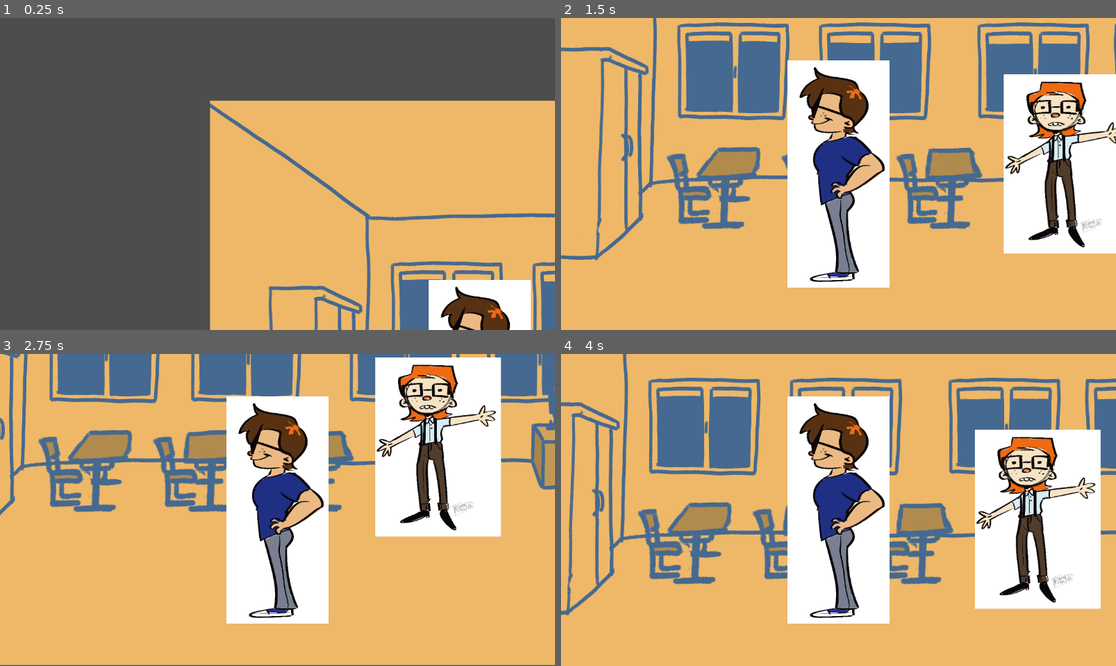
Above: before the commit, frames 1-4 (two rows, left to right).
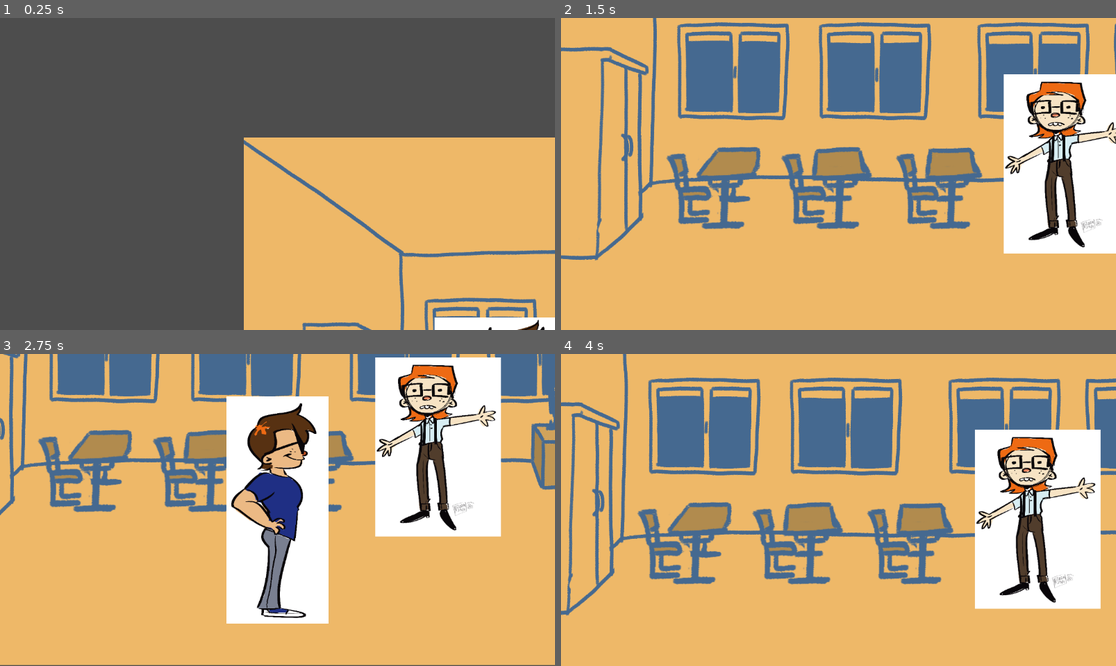
Above: after the commit, the same moments.

Repository: Sprotex/game-jam-bechyne-24
Game: Godot game, scene res://main.tscn
Same seed, same stepped clock (60 frames per second), same inputs: the game is played once before the commit and once after it.
Inputs (mouse positions are in pixels of both pictures, inside the frame that each line leads up to):
- Up to frame 1 (0.25 s): no input
- Up to frame 2 (1.5 s): tap Enter (ui_accept) at 0.5, 0.77 s; move the mouse to (960, 158) at 0.52 s; hold D (move_right) 0.53-1.28 s; hold K (heavy_attack) 0.53-1.28 s; click (960, 158) at 0.67 s; tap J (light_attack) at 0.8, 1.35 s; move the mouse to (727, 189) at 1.27 s; hold S (move_down) from 1.28 s (still down)
- Up to frame 3 (2.75 s): tap Enter (ui_accept) at 1.52 s; tap K (heavy_attack) at 1.55 s; move the mouse to (333, 441) at 2.02 s; release S (move_down) at 2.03 s; hold D (move_right) from 2.03 s (still down); hold K (heavy_attack) from 2.03 s (still down); tap J (light_attack) at 2.3 s
- Up to frame 4 (4 s): move the mouse to (810, 572) at 2.77 s; release D (move_right) at 2.78 s; release K (heavy_attack) at 2.78 s; hold W (move_up) 2.78-3.53 s; tap J (light_attack) at 2.85, 3.8 s; click (810, 572) at 2.92 s; tap Enter (ui_accept) at 3.02, 3.77 s; tap K (heavy_attack) at 3.05 s; move the mouse to (1005, 556) at 3.52 s; hold A (move_left) from 3.53 s (still down); hold F from 3.53 s (still down)

The runs differ from the first frame. In frame 1, 18% of the frame differs, in the area x 37-100%, y 26-100%; in frame 2, 13%; in frame 3, 4.3%; in frame 4, 13%.
Error before the commit: Invalid access to property or key 'animation_finished' on a base object of type 'Nil'. (res://scenes/character/player/player_attack.gd:15)

Commit message:
add animation flipping
add helper class
refactor inputs into two classes for ai
refactor constants

Diff:
--- /dev/null
+++ b/helpers.gd
@@ -0,0 +1,5 @@
+extends Node
+class_name Helpers
+
+static func test(condition: bool) -> bool:
+	return condition
--- a/main.tscn
+++ b/main.tscn
@@ -15,6 +15,7 @@
 position = Vector2(560, 608)
 
 [node name="Camera2D" type="Camera2D" parent="."]
+position = Vector2(313.059, 339.893)
 
 [node name="PhantomCameraHost" type="Node" parent="Camera2D"]
 process_priority = 300
--- a/scenes/animation_constants.gd
+++ b/scenes/animation_constants.gd
@@ -6,3 +6,8 @@
 const PRIORITY_IDLE = 100
 const PRIORITY_ATTACK = 300
 const PRIORITY_MAX = 100000
+
+const ANIMATION_WALK = "walk"
+const ANIMATION_IDLE = "default"
+const ANIMATION_HEAVY_ATTACK = "heavy_attack"
+const ANIMATION_LIGHT_ATTACK = "light_attack"
--- /dev/null
+++ b/scenes/character/character_input.gd
@@ -0,0 +1,7 @@
+extends Node
+class_name CharacterInput
+
+var input_movement: Vector2
+
+signal on_light_attack_input
+signal on_heavy_attack_input
--- a/scenes/character/movement.gd
+++ b/scenes/character/movement.gd
@@ -1,7 +1,7 @@
 extends Node
 class_name Movement
 
-@export var input: PlayerInput
+@export var input: CharacterInput
 @export var body: CharacterBody2D
 @export var move_speed := 1.0
 
--- /dev/null
+++ b/scenes/character/nerd/ai_input.gd
@@ -0,0 +1,2 @@
+extends CharacterInput
+class_name AIInput
--- a/scenes/character/nerd/nerd.tscn
+++ b/scenes/character/nerd/nerd.tscn
@@ -2,7 +2,7 @@
 
 [ext_resource type="Texture2D" uid="uid://dnxwnp314802g" path="res://scenes/character/nerd/nerd.png" id="1_rnhlp"]
 [ext_resource type="Texture2D" uid="uid://jcnrv3mgixjc" path="res://scenes/character/nerd/nerd_side.png" id="2_xgn2y"]
-[ext_resource type="Script" path="res://scenes/character/player/player_input.gd" id="3_ydugn"]
+[ext_resource type="Script" path="res://scenes/character/nerd/ai_input.gd" id="3_w0yip"]
 [ext_resource type="Script" path="res://scenes/character/movement.gd" id="4_56cqt"]
 [ext_resource type="Script" path="res://scenes/character/player/player_attack.gd" id="5_umptg"]
 
@@ -54,16 +54,16 @@
 [node name="CollisionShape2D" type="CollisionShape2D" parent="."]
 shape = SubResource("CapsuleShape2D_cocjj")
 
-[node name="PlayerInput" type="Node" parent="."]
-script = ExtResource("3_ydugn")
+[node name="AIInput" type="Node" parent="."]
+script = ExtResource("3_w0yip")
 
 [node name="Movement" type="Node" parent="." node_paths=PackedStringArray("input", "body")]
 script = ExtResource("4_56cqt")
-input = NodePath("../PlayerInput")
+input = NodePath("../AIInput")
 body = NodePath("..")
 move_speed = 0.0
 
-[node name="PlayerAttack" type="Node" parent="." node_paths=PackedStringArray("input", "animated_sprite")]
+[node name="Attack" type="Node" parent="." node_paths=PackedStringArray("input", "animated_sprite")]
 script = ExtResource("5_umptg")
-input = NodePath("../PlayerInput")
+input = NodePath("../AIInput")
 animated_sprite = NodePath("../Sprite2D")
--- a/scenes/character/player/animation_priority_player.gd
+++ b/scenes/character/player/animation_priority_player.gd
@@ -2,8 +2,16 @@
 class_name AnimationPrioritiesPlayer
 
 @export var animated_sprite: AnimatedSprite2D
+@export var body: CharacterBody2D
+@export var flip_node: Node2D
 
 var _current_priority := AnimationConstants.PRIORITY_RESET
+
+
+func _ready() -> void:
+	animated_sprite.animation_finished.connect(_handle_animation_finished)
+	animated_sprite.animation_looped.connect(_handle_animation_finished)
+	play(AnimationConstants.ANIMATION_IDLE, AnimationConstants.PRIORITY_RESET)
 
 ## Higher the priority animations overwrites lower priority ones.
 ## Except for [Constant AnimationConstants.PRIORITY_RESET]
@@ -13,3 +21,31 @@
 	animated_sprite.play(animation)
 	_current_priority = priority
 	return true
+
+
+func _play_reset_internal(animation: String) -> void:
+	animated_sprite.play(animation, AnimationConstants.PRIORITY_RESET)
+
+
+func _handle_animation_finished() -> void:
+	var next_animation = AnimationConstants.ANIMATION_IDLE
+	if body.velocity.length_squared() > 0.01:
+		next_animation = AnimationConstants.ANIMATION_WALK
+	play(next_animation, AnimationConstants.PRIORITY_RESET)
+	_handle_flip()
+
+
+func _handle_flip() -> void:
+	var return_conditions = [
+		animated_sprite.animation != AnimationConstants.ANIMATION_WALK,
+		body.velocity.x > -0.01 and animated_sprite.flip_h,
+		body.velocity.x <  0.01 and not animated_sprite.flip_h
+	]
+	if return_conditions.any(Helpers.test):
+		return
+	flip_horizontal()
+
+
+func flip_horizontal() -> void:
+	flip_node.scale *= Vector2(-1, 1)
+	animated_sprite.flip_h = not animated_sprite.flip_h
--- a/scenes/character/player/constants.gd
+++ b/scenes/character/player/constants.gd
@@ -1,7 +1,2 @@
 extends Object
 class_name PlayerConstants
-
-const ANIMATION_HEAVY_KEY = "heavy_attack"
-const ANIMATION_LIGHT_KEY = "light_attack"
-const ANIMATION_WALK_KEY = "walk"
-const ANIMATION_DEFAULT_KEY = "default"
--- a/scenes/character/player/player.tscn
+++ b/scenes/character/player/player.tscn
@@ -8,6 +8,12 @@
 [ext_resource type="Script" path="res://scenes/character/player/animation_priority_player.gd" id="6_mas5q"]
 [ext_resource type="Script" path="res://addons/phantom_camera/scripts/phantom_camera/phantom_camera_2d.gd" id="7_fndfv"]
 [ext_resource type="Script" path="res://addons/phantom_camera/scripts/resources/tween_resource.gd" id="8_7ncjy"]
+
+[sub_resource type="Resource" id="Resource_aay1r"]
+script = ExtResource("8_7ncjy")
+duration = 1.0
+transition = 4
+ease = 2
 
 [sub_resource type="SpriteFrames" id="SpriteFrames_cb5x3"]
 animations = [{
@@ -45,23 +51,23 @@
 }]
 
 [sub_resource type="CapsuleShape2D" id="CapsuleShape2D_cocjj"]
-radius = 64.0
-height = 128.0
-
-[sub_resource type="Resource" id="Resource_aay1r"]
-script = ExtResource("8_7ncjy")
-duration = 1.0
-transition = 0
-ease = 2
+radius = 57.0
+height = 422.0
 
 [node name="Player" type="CharacterBody2D"]
+
+[node name="PhantomCamera2D" type="Node2D" parent="." node_paths=PackedStringArray("follow_target")]
+script = ExtResource("7_fndfv")
+follow_mode = 2
+follow_target = NodePath("..")
+tween_resource = SubResource("Resource_aay1r")
 
 [node name="Sprite2D" type="AnimatedSprite2D" parent="."]
 scale = Vector2(0.647, 0.647)
 sprite_frames = SubResource("SpriteFrames_cb5x3")
-animation = &"walk"
 
 [node name="CollisionShape2D" type="CollisionShape2D" parent="."]
+position = Vector2(4, 8)
 shape = SubResource("CapsuleShape2D_cocjj")
 
 [node name="PlayerInput" type="Node" parent="."]
@@ -73,15 +79,13 @@
 body = NodePath("..")
 move_speed = 200.0
 
-[node name="PlayerAttack" type="Node" parent="." node_paths=PackedStringArray("input", "animated_sprite")]
+[node name="PlayerAttack" type="Node2D" parent="." node_paths=PackedStringArray("input", "animated_sprite")]
 script = ExtResource("4_ji0j6")
 input = NodePath("../PlayerInput")
-animated_sprite = NodePath("../Sprite2D")
+animated_sprite = NodePath("../Animation")
 
-[node name="Animation" type="Node" parent="." node_paths=PackedStringArray("animated_sprite")]
+[node name="Animation" type="Node" parent="." node_paths=PackedStringArray("animated_sprite", "body", "flip_node")]
 script = ExtResource("6_mas5q")
 animated_sprite = NodePath("../Sprite2D")
-
-[node name="PhantomCamera2D" type="Node2D" parent="."]
-script = ExtResource("7_fndfv")
-tween_resource = SubResource("Resource_aay1r")
+body = NodePath("..")
+flip_node = NodePath("../PlayerAttack")
--- a/scenes/character/player/player_attack.gd
+++ b/scenes/character/player/player_attack.gd
@@ -1,6 +1,6 @@
 extends Node
 
-@export var input: PlayerInput
+@export var input: CharacterInput
 @export var animated_sprite: AnimationPrioritiesPlayer
 @export var damage_mean := 20.0
 @export var damage_variation := 10.0
@@ -11,16 +11,9 @@
 	input.on_heavy_attack_input.connect(_handle_heavy_attack)
 
 
-func _return_to_default_after_animation() -> void:
-	animated_sprite.animation_finished.connect(func():
-		animated_sprite.play(PlayerConstants.ANIMATION_DEFAULT_KEY, AnimationConstants.PRIORITY_RESET), CONNECT_ONE_SHOT)
-
-
 func _handle_light_attack() -> void:
-	_return_to_default_after_animation()
-	animated_sprite.play(PlayerConstants.ANIMATION_HEAVY_KEY, AnimationConstants.PRIORITY_ATTACK)
+	animated_sprite.play(AnimationConstants.ANIMATION_LIGHT_ATTACK, AnimationConstants.PRIORITY_ATTACK)
 
 
 func _handle_heavy_attack() -> void:
-	_return_to_default_after_animation()
-	animated_sprite.play(PlayerConstants.ANIMATION_HEAVY_KEY, AnimationConstants.PRIORITY_ATTACK)
+	animated_sprite.play(AnimationConstants.ANIMATION_HEAVY_ATTACK, AnimationConstants.PRIORITY_ATTACK)
--- a/scenes/character/player/player_input.gd
+++ b/scenes/character/player/player_input.gd
@@ -1,10 +1,5 @@
-extends Node
+extends CharacterInput
 class_name PlayerInput
-
-var input_movement: Vector2
-
-signal on_light_attack_input
-signal on_heavy_attack_input
 
 
 func _handle_movement_input(_event: InputEvent) -> void:
